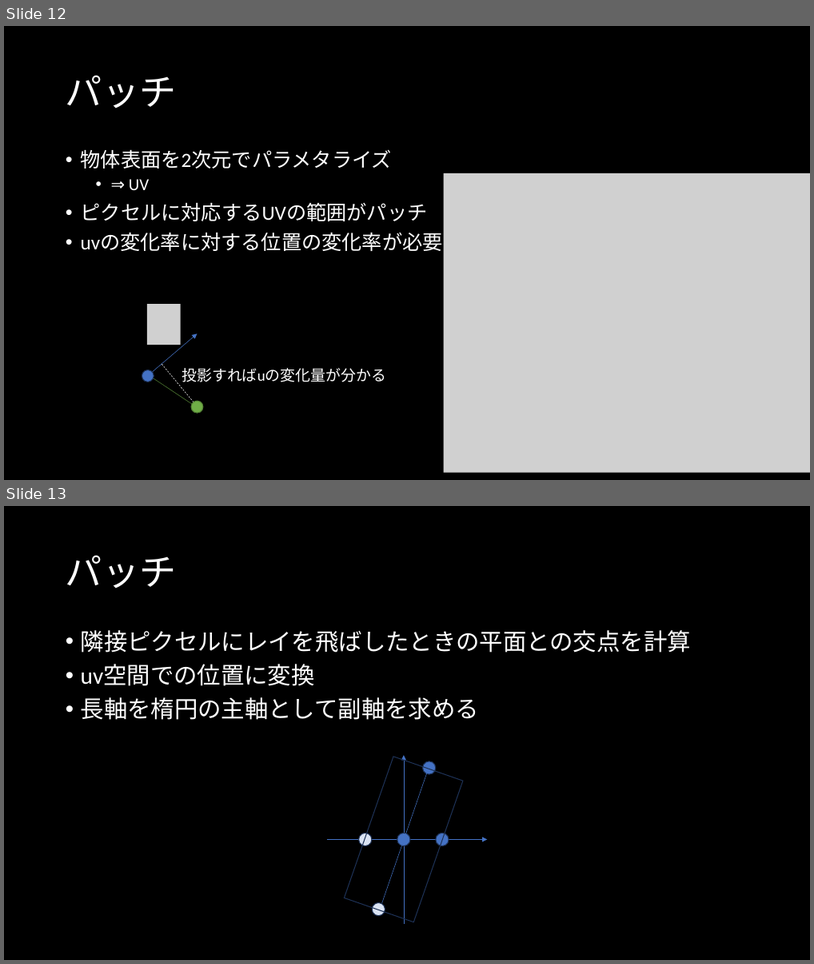
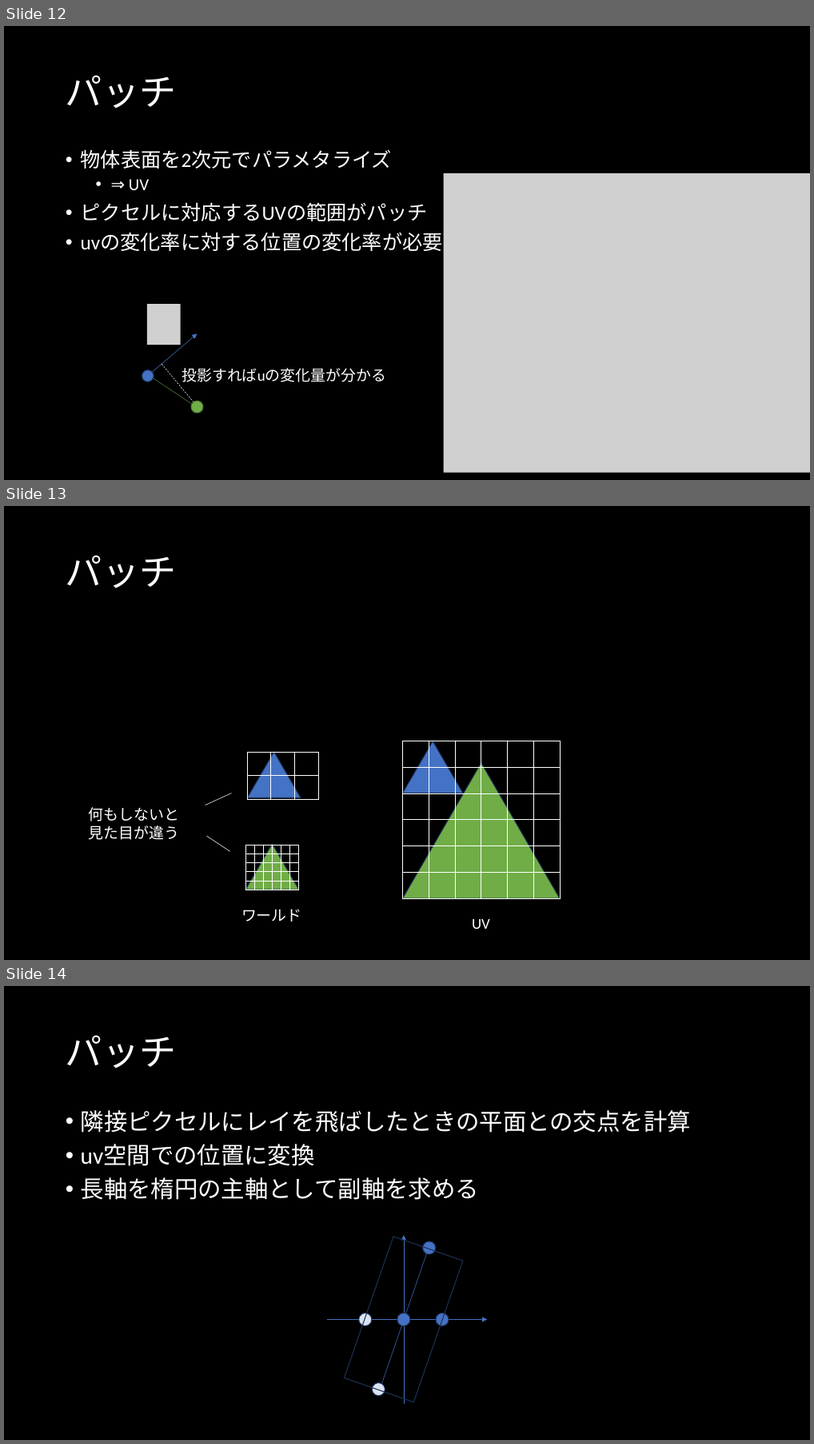
Before and after one commit to s141044/private, a slide deck: memo/Procedural Physically based BRDF for Real-Time Rendering of.pptx. Shown one above the other, each under a label of ours: slides 12 and 13 before the commit, slides 12, 13 and 14 after it. The pictures are 814x964 and 814x1444 pixels, drawn with LibreOffice and Linux fonts; fonts in the diff are those of the drawing; grey boxes stand for pictures. Boxes give left, top, right and bottom in pixels: in the first picture for what was removed or moved away, otherwise in the second. Text is boxed around its words. In the diff, an @@ line names an element or a change of style, - is before the commit and + after.

Commit message:
glintの見た目がuvマッピングのスケールに依存しないように

```diff
--- a/memo/Procedural Physically based BRDF for Real-Time Rendering of.pptx
+++ b/memo/Procedural Physically based BRDF for Real-Time Rendering of.pptx
@@ slide 13 added at (4,506,810,960), background #000000 @@
@@ title added at (66,555,177,588), 44 pt, text #FFFFFF @@
+パッチ
@@ triangle added at (402,740,463,792), fill #4472C4, outline #1E3256 1 pt @@
@@ table added at (402,740,558,898), 6 rows, 6 columns @@
+ |  |  |  |  | 
+ |  |  |  |  | 
+ |  |  |  |  | 
+ |  |  |  |  | 
+ |  |  |  |  | 
+ |  |  |  |  | 
@@ triangle added at (248,752,301,797), fill #4472C4, outline #1E3256 1 pt @@
@@ table added at (248,752,318,799), 2 rows, 3 columns @@
+ |  | 
+ |  | 
@@ triangle added at (402,763,560,898), fill #70AD47, outline #1E3256 1 pt @@
@@ line added from (206, 805) to (231, 792), #FFFFFF 0.5 pt @@
@@ text added at (89,807,179,840), 18 pt, text #FFFFFF @@
+何もしないと
+見た目が違う
@@ line added from (206, 836) to (230, 852), #FFFFFF 0.5 pt @@
@@ triangle added at (246,844,299,889), fill #70AD47, outline #1E3256 1 pt @@
@@ table added at (246,844,301,889), 5 rows, 6 columns @@
+ |  |  |  |  | 
+ |  |  |  |  | 
+ |  |  |  |  | 
+ |  |  |  |  | 
+ |  |  |  |  | 
@@ text added at (242,908,302,921), 18 pt, text #FFFFFF @@
+ワールド
@@ text added at (472,919,490,928), 18 pt, text #FFFFFF @@
+UV
@@ what was slide 13 is now slide 14 @@
```
Also in this commit, not shown: 1 slide removed, 2 other files.
